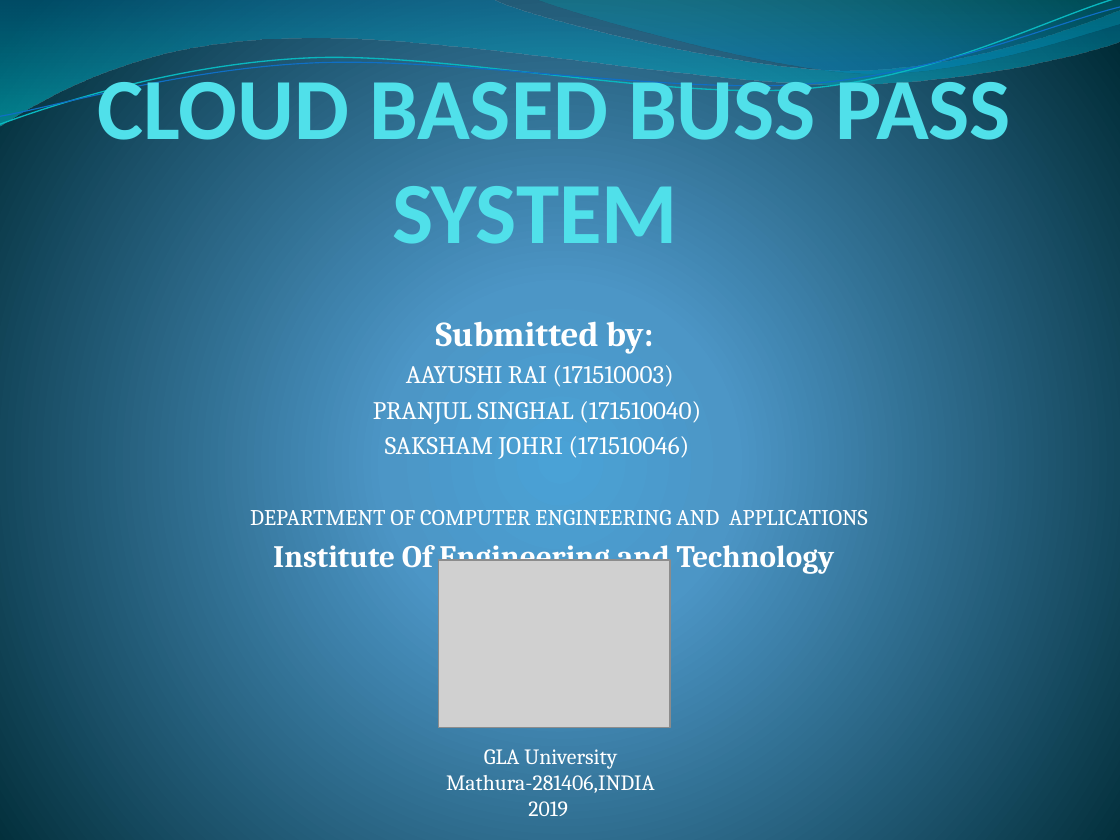
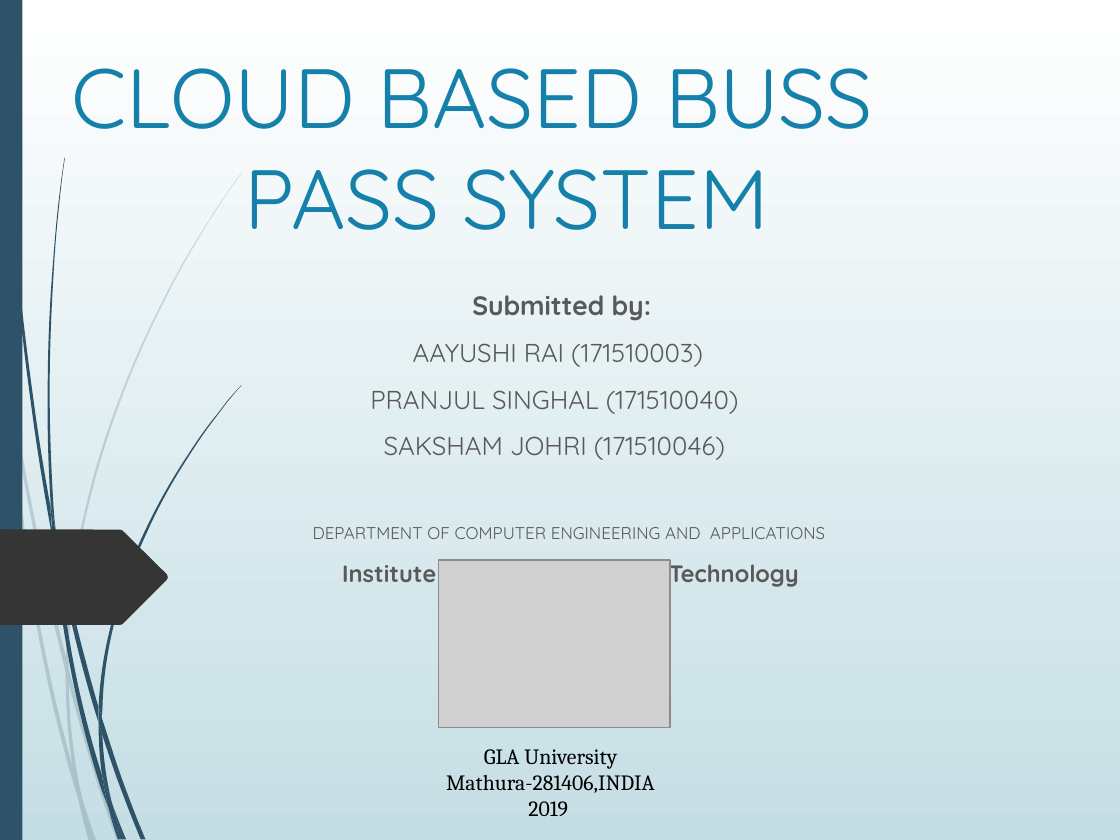
Before and after one commit to aayushi20221/Cloud-Based-Buss-Pass-System, a slide deck: slide 1 of ppt.pptx. Drawn at 1120x840 pixels with LibreOffice and Linux fonts; fonts in the diff are those of the drawing; grey boxes stand for pictures. Boxes give left, top, right and bottom in pixels: in the first picture for what was removed or moved away, otherwise in the second. Text is boxed around its words. In the diff, an @@ line names an element or a change of style, - is before the commit and + after.

```diff
--- a/ppt.pptx
+++ b/ppt.pptx
@@ background gradient #4AA0D6 to #4C98C7 to #002C38 to gradient #FFFFFF to #C5DEE5 @@
@@ freeform shape removed at [0, 0, 1120, 127] @@
@@ freeform shape removed at [0, 0, 1120, 131] @@
@@ freeform shape removed at [0, 7, 1120, 125] @@
@@ rectangle added at [0, 0, 22, 840], fill #2E5369 @@
@@ title "CLOUD BASED BUSS PASS SYSTEM": place and size @@
-title "CLOUD BASED BUSS PASS SYSTEM" at [98, 66, 1011, 244]
+title "CLOUD BASED BUSS PASS SYSTEM" at [71, 68, 873, 230]
@@ title "CLOUD BASED BUSS PASS SYSTEM" at [71, 68, 873, 230]: size 56 to 54 pt, font Calibri to Quicksand, text colour #51E0EA to #1581AA, bold off @@
@@ freeform shape removed at [536, 0, 1120, 77] @@
@@ subtitle "Submitted by:": place and size @@
-subtitle "Submitted by:" at [250, 321, 868, 574]
+subtitle "Submitted by:" at [313, 295, 825, 561]
@@ subtitle "Submitted by:" at [313, 295, 825, 561]: size 22.5 to 17.1 pt in "Submitted by:"; font Cambria to Quicksand, text colour #FFFFFF to #595959; size 16.2 to 16.6 pt in "AAYUSHI RAI (171510003)", "PRANJUL SINGHAL (171510040)", "SAKSHAM JOHRI (171510046)"; size 14.4 to 10.9 pt in "DEPARTMENT OF COMPUTER ENGINEERING AND APPLICATIONS"; size 20 to 15.2 pt in "Institute Of Engineering and Technology"; more space between paragraphs @@
@@ freeform shape added at [0, 530, 168, 625], fill #353535 @@
@@ text "GLA University" at [446, 749, 655, 816]: text colour #FFFFFF to #000000 @@
@@ group added at [0, 171, 243, 840]: 10 freeform shapes @@
@@ group added at [2, 0, 242, 840]: 12 freeform shapes @@
```
Also in this commit, not shown: 18 other slides changed.
